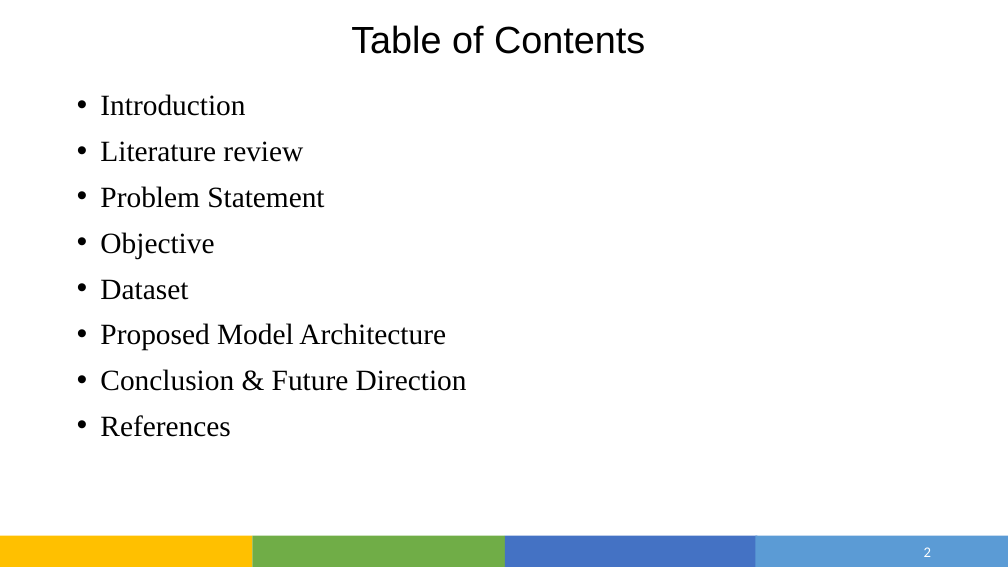
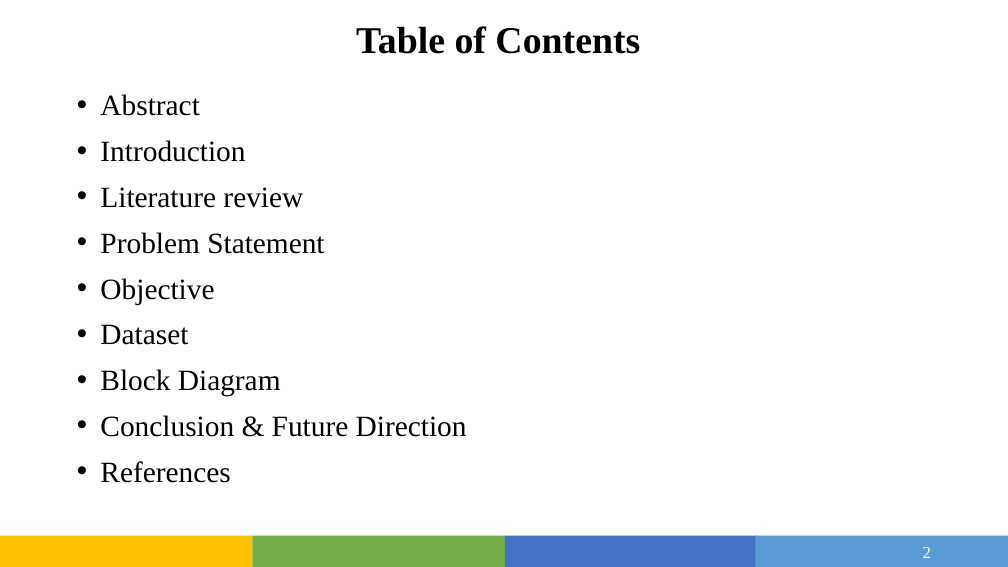
Before and after one commit to Devjethva1111/DeepFake-Voice-Recognition, a slide deck: slide 2 of Seminar/Project_PPT.pptx. Drawn at 1008x567 pixels with LibreOffice and Linux fonts; fonts in the diff are those of the drawing. Boxes give left, top, right and bottom in pixels: in the first picture for what was removed or moved away, otherwise in the second. Text is boxed around its words. In the diff, an @@ line names an element or a change of style, - is before the commit and + after.

```diff
--- a/Seminar/Project_PPT.pptx
+++ b/Seminar/Project_PPT.pptx
@@ title "Table of Contents" at bbox=[356, 26, 640, 54]: font Arial to Times New Roman, bold on @@
@@ text at bbox=[100, 94, 199, 116]: paragraph added @@
+• Abstract
@@ text at bbox=[100, 369, 281, 396]: text changed @@
-• Proposed Model Architecture
+• Block Diagram
@@ page number at bbox=[923, 547, 931, 558]: size 14 to 16 pt, font Calibri to Times New Roman @@
```
Also in this commit, not shown: 5 other slides changed, 6 slides added, 7 slides removed, 1 other file.
